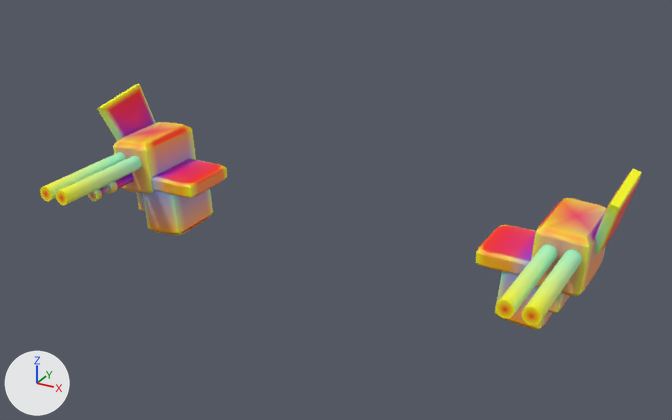
The glTF model models/parts/llm_gen_shoulder_pods_045_401776.glb: old version first, new version second.
Both versions are drawn from a 50 mm camera at (87.2, -159.1, 88.4) aimed at (4.3, -8.4, 13.1). The lights are fixed; the arrows at lower left show +X, +Y and +Z. The first picture is the older version. Vertices at exactly the same position are counted once.

Objects in the first picture: 'adapter_shoulder_yoke_l', 'adapter_shoulder_yoke_r', 'beam_barrel_in_1_barrel_metal_l', 'beam_barrel_in_1_barrel_metal_r', 'beam_barrel_out_2_barrel_metal_l', 'beam_barrel_out_2_barrel_metal_r', 'cannon_cradle_0_titanium_silver_l', 'cannon_cradle_0_titanium_silver_r', 'cannon_wing_fin_3_cobalt_anodized_l', 'cannon_wing_fin_3_cobalt_anodized_r', 'hyd_4_barrel_dark_l', 'hyd_4_piston_gold_l'.
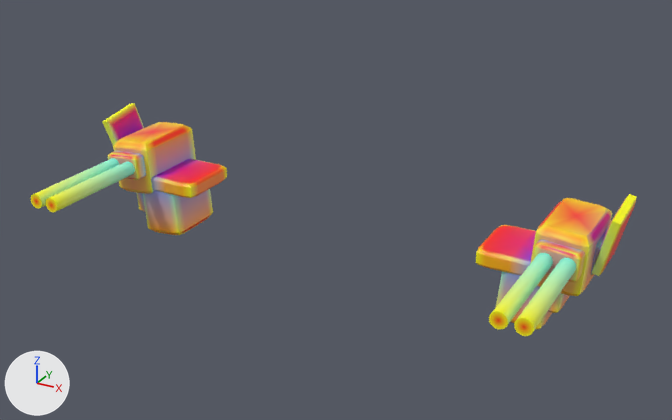
The change, as a list of edits to the scene's bpy script:
```text
Change me_cannon_cradle_0_titanium_silver_r:
    where me_cannon_cradle_0_titanium_silver_r.from_pydata(...)  # 114 vertices, 224 faces; spans x 43.9..55.1, y -7.5..10.5, z 5.0..18.0
    me_cannon_cradle_0_titanium_silver_r part 1: 46 faces centred in x 47.0..55.0, y -7.5..10.0, z 5.5..17.9 are repainted in the vertex colours; the middle colour goes from orange #ee9b66 to orange #f59b4f
Remove ob_beam_barrel_in_1_barrel_metal_r:
    ob_beam_barrel_in_1_barrel_metal_r = bpy.data.objects.new('beam_barrel_in_1_barrel_metal_r', me_beam_barrel_in_1_barrel_metal_r)
Remove ob_beam_barrel_in_1_barrel_metal_l:
    ob_beam_barrel_in_1_barrel_metal_l = bpy.data.objects.new('beam_barrel_in_1_barrel_metal_l', me_beam_barrel_in_1_barrel_metal_l)
Remove ob_beam_barrel_out_2_barrel_metal_r:
    ob_beam_barrel_out_2_barrel_metal_r = bpy.data.objects.new('beam_barrel_out_2_barrel_metal_r', me_beam_barrel_out_2_barrel_metal_r)
Remove ob_beam_barrel_out_2_barrel_metal_l:
    ob_beam_barrel_out_2_barrel_metal_l = bpy.data.objects.new('beam_barrel_out_2_barrel_metal_l', me_beam_barrel_out_2_barrel_metal_l)
Remove ob_cannon_wing_fin_3_cobalt_anodized_r:
    ob_cannon_wing_fin_3_cobalt_anodized_r = bpy.data.objects.new('cannon_wing_fin_3_cobalt_anodized_r', me_cannon_wing_fin_3_cobalt_anodized_r)
Remove ob_cannon_wing_fin_3_cobalt_anodized_l:
    ob_cannon_wing_fin_3_cobalt_anodized_l = bpy.data.objects.new('cannon_wing_fin_3_cobalt_anodized_l', me_cannon_wing_fin_3_cobalt_anodized_l)
Remove ob_hyd_4_barrel_dark_l:
    ob_hyd_4_barrel_dark_l = bpy.data.objects.new('hyd_4_barrel_dark_l', me_hyd_4_barrel_dark_l)
Remove ob_hyd_4_piston_gold_l:
    ob_hyd_4_piston_gold_l = bpy.data.objects.new('hyd_4_piston_gold_l', me_hyd_4_piston_gold_l)
Add ob_cannon_wing_fin_5_cobalt_anodized_l:
    ob_cannon_wing_fin_5_cobalt_anodized_l = bpy.data.objects.new('cannon_wing_fin_5_cobalt_anodized_l', me_cannon_wing_fin_5_cobalt_anodized_l)  # 26 vertices, 48 faces; spans x -59.58..-54.73, y -5.0..7.5, z 8.52..22.44
    ob_cannon_wing_fin_5_cobalt_anodized_l.location = (0.0, 0.0, 0.0)
Add ob_cannon_wing_fin_5_cobalt_anodized_r:
    ob_cannon_wing_fin_5_cobalt_anodized_r = bpy.data.objects.new('cannon_wing_fin_5_cobalt_anodized_r', me_cannon_wing_fin_5_cobalt_anodized_r)  # 26 vertices, 48 faces; spans x 54.73..59.58, y -5.0..7.5, z 8.52..22.44
    ob_cannon_wing_fin_5_cobalt_anodized_r.location = (0.0, 0.0, 0.0)
Add ob_adapter_sub_wing_clamp_dark_4_adapter_dark_r:
    ob_adapter_sub_wing_clamp_dark_4_adapter_dark_r = bpy.data.objects.new('adapter_sub_wing_clamp_dark_4_adapter_dark_r', me_adapter_sub_wing_clamp_dark_4_adapter_dark_r)  # 114 vertices, 224 faces; spans x 53.16..56.44, y -2.3..7.3, z 7.94..14.86
    ob_adapter_sub_wing_clamp_dark_4_adapter_dark_r.location = (0.0, 0.0, 0.0)
Add ob_beam_barrel_out_3_barrel_metal_l:
    ob_beam_barrel_out_3_barrel_metal_l = bpy.data.objects.new('beam_barrel_out_3_barrel_metal_l', me_beam_barrel_out_3_barrel_metal_l)  # a 16-sided cylinder along y spanning x -53.6..-50.4, y -34.0..-8.0, z 11.4..14.6
    ob_beam_barrel_out_3_barrel_metal_l.location = (0.0, 0.0, 0.0)
Add ob_beam_barrel_out_3_barrel_metal_r:
    ob_beam_barrel_out_3_barrel_metal_r = bpy.data.objects.new('beam_barrel_out_3_barrel_metal_r', me_beam_barrel_out_3_barrel_metal_r)  # a 16-sided cylinder along y spanning x 50.4..53.6, y -34.0..-8.0, z 11.4..14.6
    ob_beam_barrel_out_3_barrel_metal_r.location = (0.0, 0.0, 0.0)
Add ob_beam_barrel_in_2_barrel_metal_l:
    ob_beam_barrel_in_2_barrel_metal_l = bpy.data.objects.new('beam_barrel_in_2_barrel_metal_l', me_beam_barrel_in_2_barrel_metal_l)  # a 16-sided cylinder along y spanning x -49.4..-46.2, y -34.0..-8.0, z 11.4..14.6
    ob_beam_barrel_in_2_barrel_metal_l.location = (0.0, 0.0, 0.0)
Add ob_beam_barrel_in_2_barrel_metal_r:
    ob_beam_barrel_in_2_barrel_metal_r = bpy.data.objects.new('beam_barrel_in_2_barrel_metal_r', me_beam_barrel_in_2_barrel_metal_r)  # a 16-sided cylinder along y spanning x 46.2..49.4, y -34.0..-8.0, z 11.4..14.6
    ob_beam_barrel_in_2_barrel_metal_r.location = (0.0, 0.0, 0.0)
Add ob_adapter_sub_mantlet_dark_1_adapter_dark_l:
    ob_adapter_sub_mantlet_dark_1_adapter_dark_l = bpy.data.objects.new('adapter_sub_mantlet_dark_1_adapter_dark_l', me_adapter_sub_mantlet_dark_1_adapter_dark_l)  # 114 vertices, 224 faces; spans x -54.24..-45.36, y -10.0..-6.4, z 9.72..15.88
    ob_adapter_sub_mantlet_dark_1_adapter_dark_l.location = (0.0, 0.0, 0.0)
Add ob_adapter_sub_mantlet_dark_1_adapter_dark_r:
    ob_adapter_sub_mantlet_dark_1_adapter_dark_r = bpy.data.objects.new('adapter_sub_mantlet_dark_1_adapter_dark_r', me_adapter_sub_mantlet_dark_1_adapter_dark_r)  # 114 vertices, 224 faces; spans x 45.36..54.24, y -10.0..-6.4, z 9.72..15.88
    ob_adapter_sub_mantlet_dark_1_adapter_dark_r.location = (0.0, 0.0, 0.0)
```

What differs and where, as boxes [x1, y1, x2, y2] in the pictures (672 x 420 px):
'cannon_wing_fin_3_cobalt_anodized_l', deleted
    before: [97, 84, 156, 141]
'beam_barrel_out_3_barrel_metal_r', added
    after: [514, 258, 576, 336]
'beam_barrel_in_2_barrel_metal_r', added
    after: [489, 253, 553, 329]
'beam_barrel_out_2_barrel_metal_r', deleted
    before: [521, 250, 582, 325]
'beam_barrel_in_1_barrel_metal_r', deleted
    before: [495, 244, 558, 319]
'beam_barrel_in_2_barrel_metal_l', added
    after: [46, 161, 135, 212]
'beam_barrel_in_1_barrel_metal_l', deleted
    before: [56, 156, 142, 205]
'cannon_wing_fin_3_cobalt_anodized_r', deleted
    before: [594, 168, 641, 254]
'cannon_wing_fin_5_cobalt_anodized_r', added
    after: [592, 194, 637, 276]
'beam_barrel_out_2_barrel_metal_l', deleted
    before: [40, 152, 126, 201]
'beam_barrel_out_3_barrel_metal_l', added
    after: [31, 158, 120, 209]
'cannon_wing_fin_5_cobalt_anodized_l', added
    after: [102, 103, 144, 146]
'adapter_sub_mantlet_dark_1_adapter_dark_r', added
    after: [532, 239, 585, 282]
'adapter_sub_mantlet_dark_1_adapter_dark_l', added
    after: [108, 151, 146, 180]
'hyd_4_barrel_dark_l', deleted
    before: [104, 173, 134, 194]
'hyd_4_piston_gold_l', deleted
    before: [88, 186, 109, 201]
'adapter_sub_wing_clamp_dark_4_adapter_dark_r', added
    after: [591, 226, 609, 275]
part 1 of me_cannon_cradle_0_titanium_silver_r, recoloured
    both: [537, 198, 606, 295]
